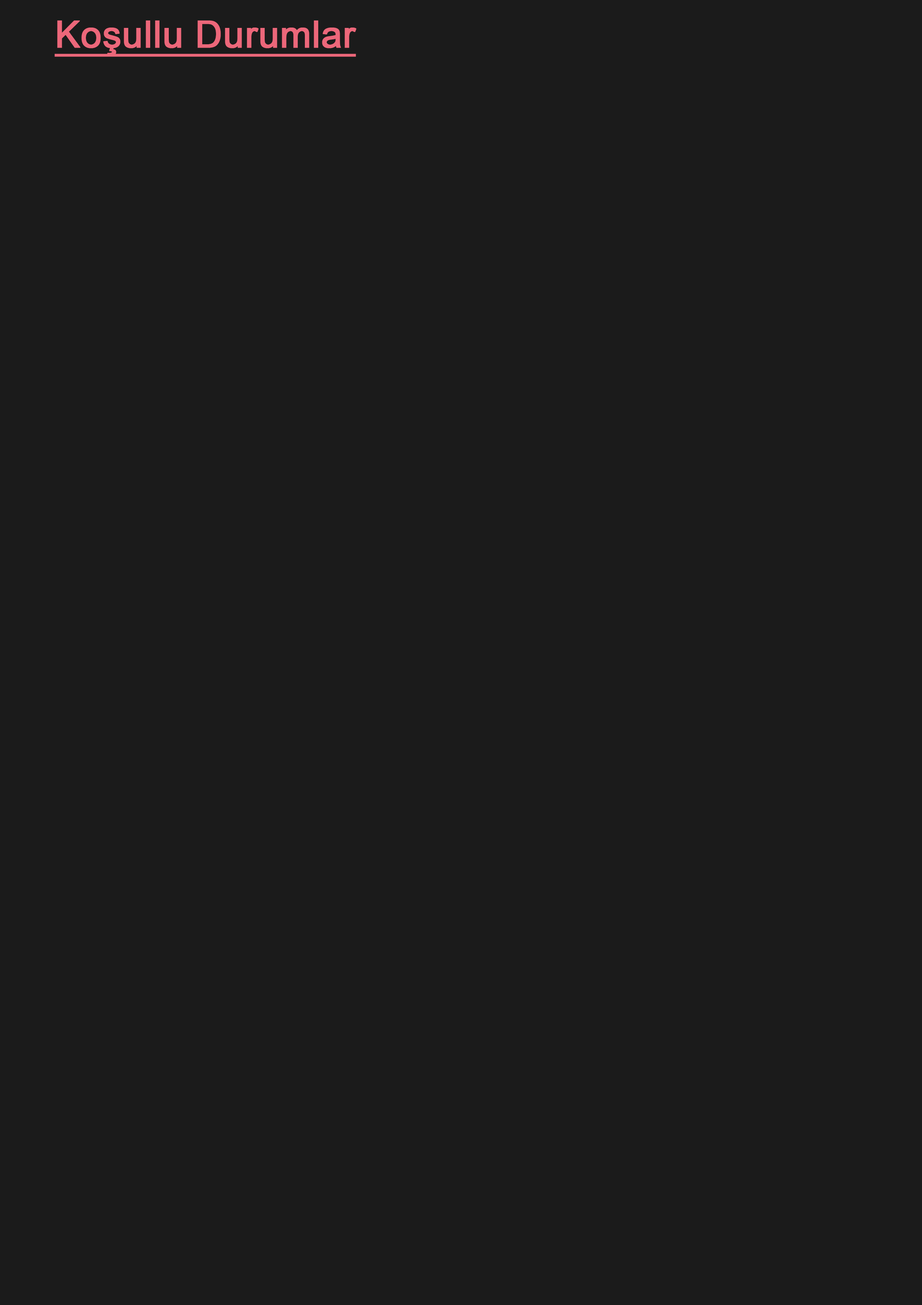
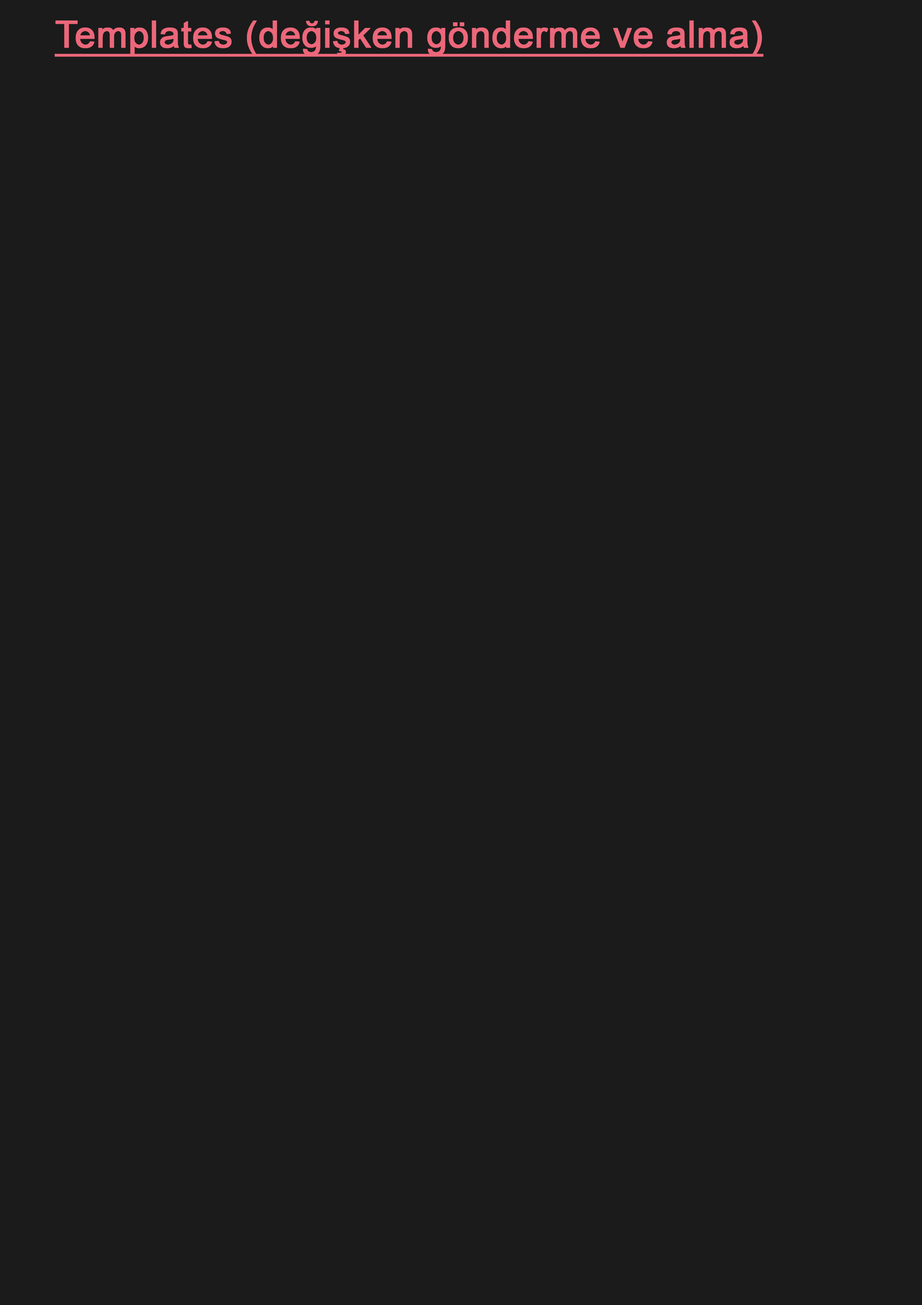
Layers edited between the first and the second 922×1305 image:
renamed "Koşullu Durumlar" to "Templates (değişken gönderme ve alma)", painted on it over box(55, 20, 764, 57)
